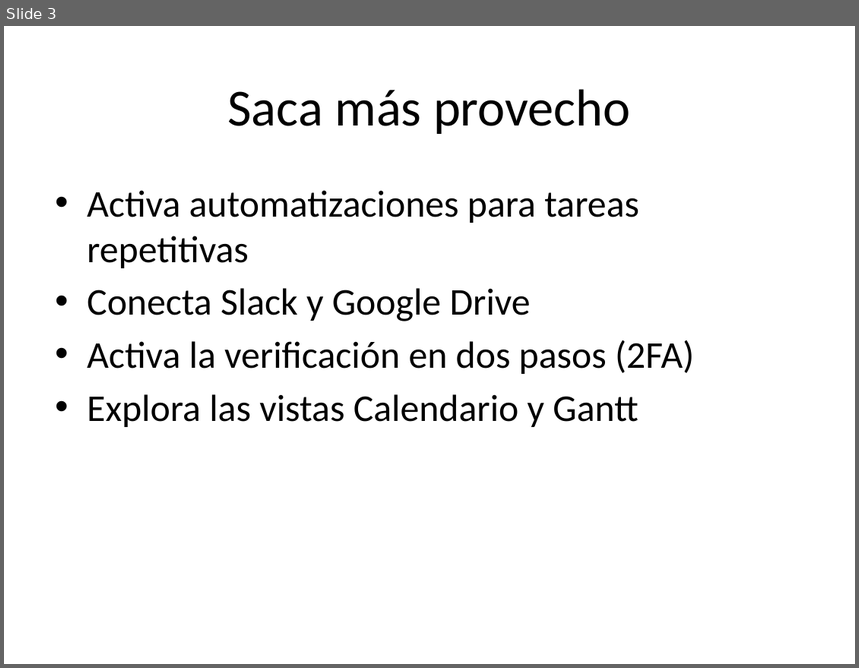
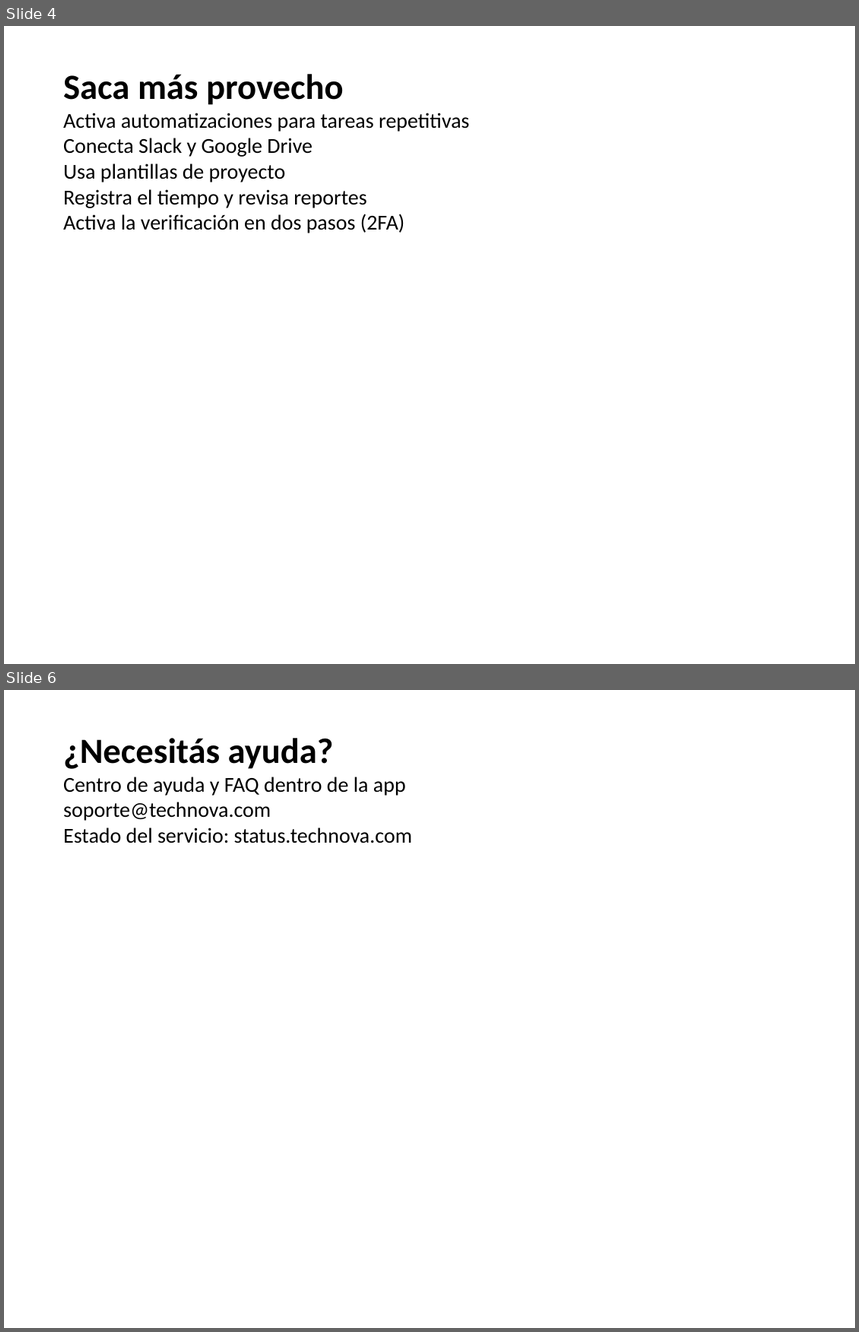
Before and after one commit to gregory-mc/Agente-RAG-AluraChallenge, a slide deck: data/documents/producto/onboarding_producto.pptx. Shown one above the other, each under a label of ours: slide 3 before the commit, slides 4 and 6 after it; the slides between them are not shown. The pictures are 859x668 and 859x1332 pixels, drawn with LibreOffice and Linux fonts; fonts in the diff are those of the drawing. Boxes give left, top, right and bottom in pixels: in the first picture for what was removed or moved away, otherwise in the second. Text is boxed around its words. In the diff, an @@ line names an element or a change of style, - is before the commit and + after.

```diff
--- a/data/documents/producto/onboarding_producto.pptx
+++ b/data/documents/producto/onboarding_producto.pptx
@@ slide 6 added at [4, 690, 855, 1328], background #FFFFFF @@
@@ text added at [63, 738, 412, 844], 18 pt, text #000000 @@
+¿Necesitás ayuda?
+Centro de ayuda y FAQ dentro de la app
+soporte@technova.com
+Estado del servicio: status.technova.com
@@ what was slide 3 is now slide 4 @@
@@ slide 4 changed as well @@
@@ text "Saca más provecho": place and size @@
-text "Saca más provecho" at [87, 190, 694, 427]
+text "Saca más provecho" at [63, 74, 470, 233]
@@ text at [63, 74, 344, 105]: paragraph added @@
+Saca más provecho
@@ title removed at [228, 89, 631, 134] @@
-Saca más provecho
@@ text at [63, 113, 470, 233]: size 32 to 18 pt in "Activa automatizaciones para tareas repetitivas", "Conecta Slack y Google Drive", "Activa la verificación en dos pasos (2FA)"; bullet • to none; less space between paragraphs @@
@@ text at [63, 164, 367, 208]: paragraphs added @@
+Usa plantillas de proyecto
+Registra el tiempo y revisa reportes
@@ text at [87, 395, 639, 427]: paragraph removed @@
-• Explora las vistas Calendario y Gantt
```
Also in this commit, not shown: 2 other slides changed, 2 other slides added, 8 other files.
